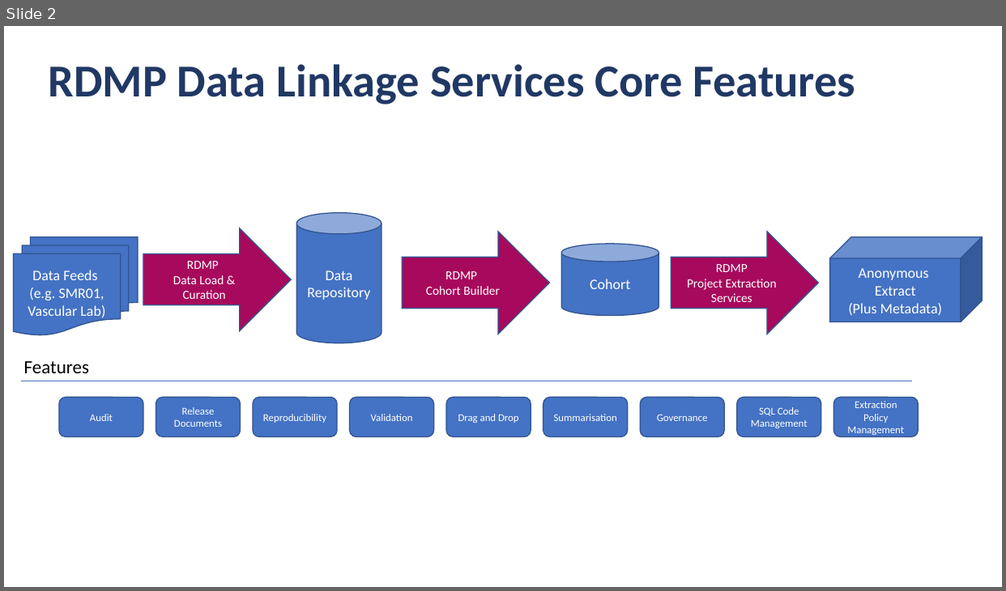
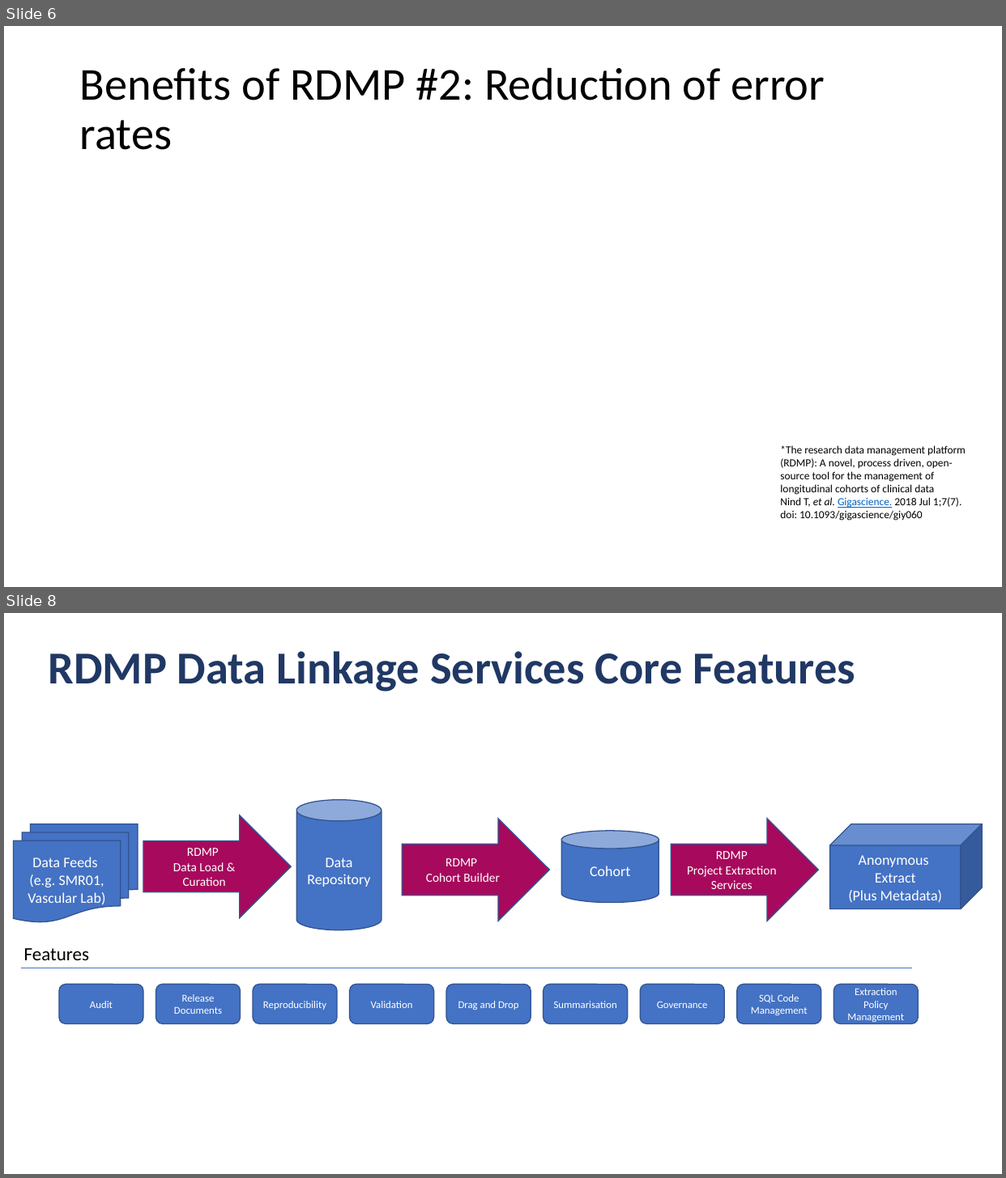
Before and after one commit to HicServices/RDMP, a slide deck: Documentation/RDMP Presentation.pptx. Shown one above the other, each under a label of ours: slide 2 before the commit, slides 6 and 8 after it; the slides between them are not shown. The pictures are 1006x591 and 1006x1178 pixels, drawn with LibreOffice and Linux fonts; fonts in the diff are those of the drawing; background and template pictures are left out. Boxes give left, top, right and bottom in pixels: in the first picture for what was removed or moved away, otherwise in the second. Text is boxed around its words. In the diff, an @@ line names an element or a change of style, - is before the commit and + after.

Commit message:
Added new slides to RDMP presentation

```diff
--- a/Documentation/RDMP Presentation.pptx
+++ b/Documentation/RDMP Presentation.pptx
@@ slide 6 added at (4, 26, 1002, 587), background #FFFFFF @@
@@ title added at (80, 67, 825, 150), 44 pt, text #000000 @@
+Benefits of RDMP #2: Reduction of error rates
@@ text added at (780, 446, 965, 521), 10.5 pt, text #000000 @@
+*The research data management platform (RDMP): A novel, process driven, open-source tool for the management of longitudinal cohorts of clinical data
+Nind T, et al. Gigascience. 2018 Jul 1;7(7). doi: 10.1093/gigascience/giy060
@@ what was slide 2 is now slide 8 @@
```
Also in this commit, not shown: 5 other slides added.
